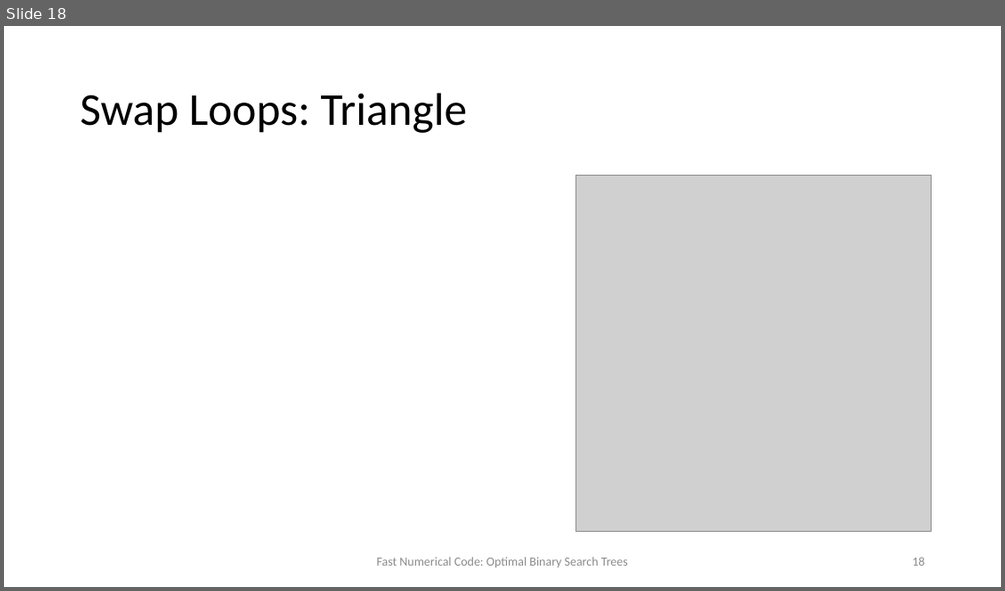
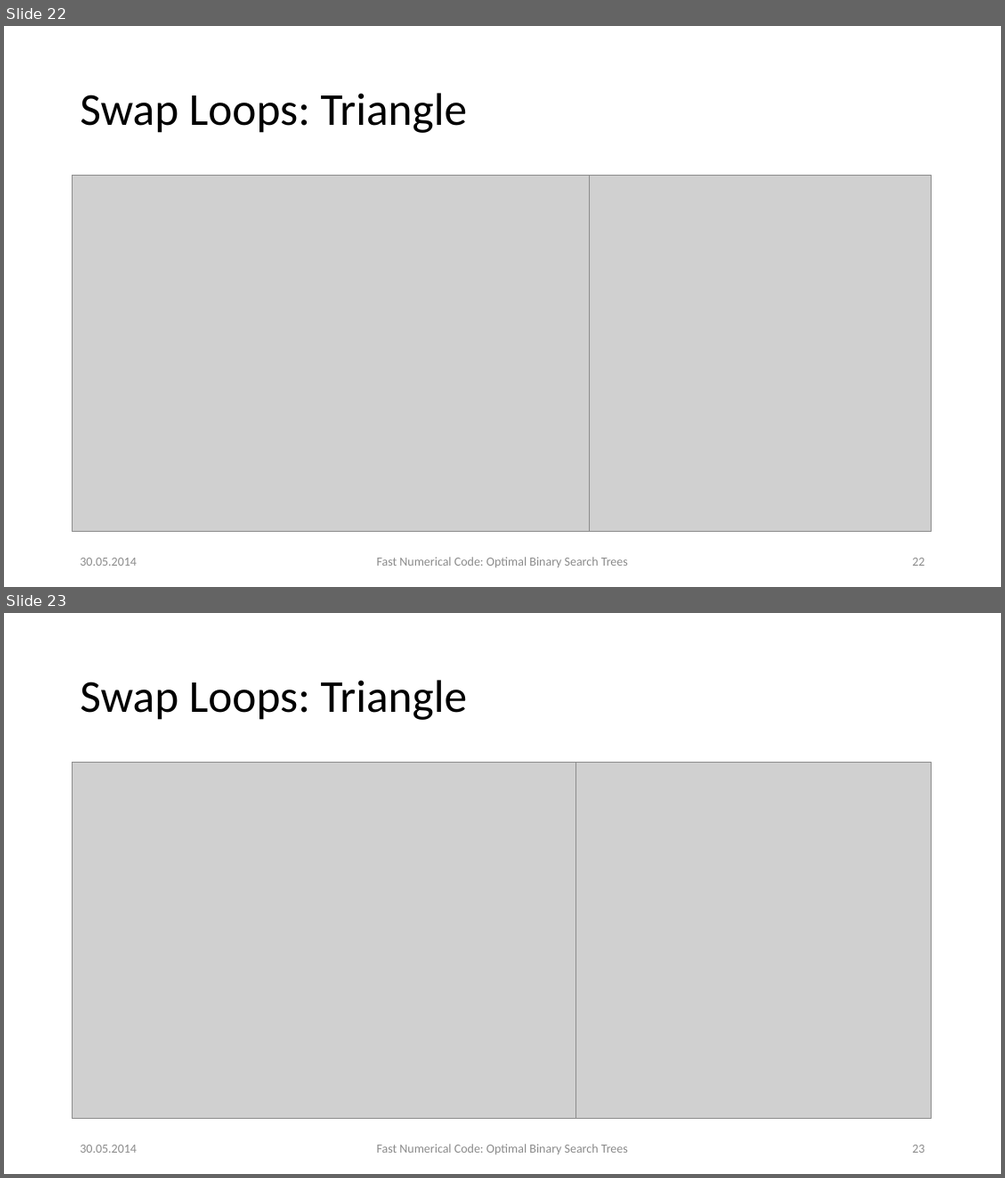
Before and after one commit to d-s-d/FNC14-BST, a slide deck: presentation/presentation.pptx. Shown one above the other, each under a label of ours: slide 18 before the commit, slides 22 and 23 after it. The pictures are 1005x591 and 1005x1178 pixels, drawn with LibreOffice and Linux fonts; fonts in the diff are those of the drawing; grey boxes stand for pictures. Boxes give left, top, right and bottom in pixels: in the first picture for what was removed or moved away, otherwise in the second. Text is boxed around its words. In the diff, an @@ line names an element or a change of style, - is before the commit and + after.

```diff
--- a/presentation/presentation.pptx
+++ b/presentation/presentation.pptx
@@ slide 23 added at bbox=[4, 613, 1001, 1174], background #FFFFFF @@
@@ title added at bbox=[80, 680, 467, 720], 44 pt, text #000000 @@
+Swap Loops: Triangle
@@ picture added at bbox=[72, 763, 590, 1119] @@
@@ picture added at bbox=[576, 763, 932, 1119] @@
@@ text added at bbox=[80, 1144, 137, 1152], 12 pt, text #8C8C8C @@
+30.05.2014
@@ text added at bbox=[377, 1143, 628, 1154], 12 pt, text #8C8C8C @@
+Fast Numerical Code: Optimal Binary Search Trees
@@ page number added at bbox=[912, 1144, 924, 1152], 12 pt, text #8C8C8C @@
+23
@@ what was slide 18 is now slide 22 @@
@@ slide 22 changed as well @@
@@ picture added at bbox=[72, 176, 590, 532] @@
@@ text added at bbox=[80, 557, 137, 565], 12 pt, text #8C8C8C @@
+30.05.2014
@@ page number at bbox=[912, 557, 924, 565]: text changed @@
-18
+22
```
Also in this commit, not shown: 25 other slides changed, 9 other slides added, 9 other files.
